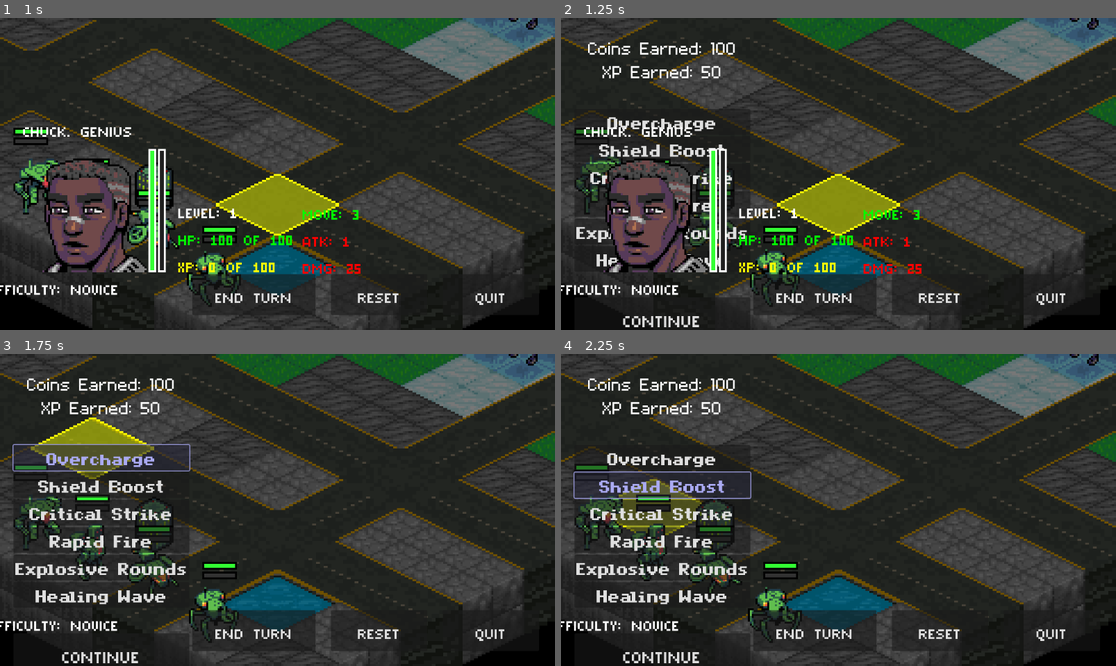
Above: before the commit, frames 1-4 (two rows, left to right).
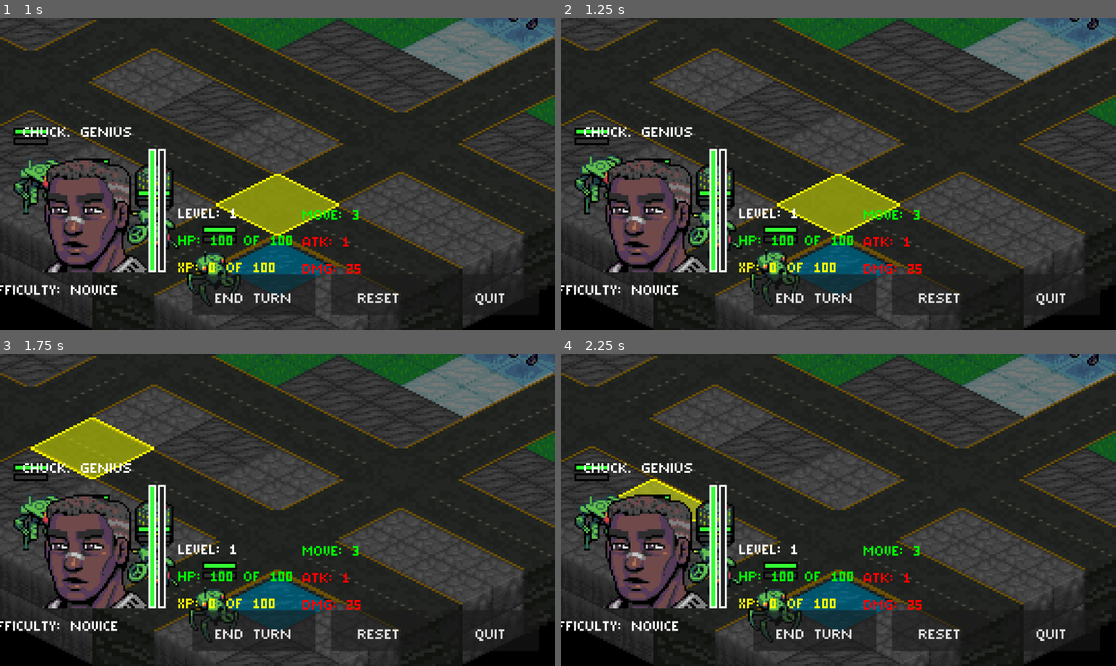
Above: after the commit, the same moments.

Repository: Tekknobot/Terrain
Game: Godot game, scene res://Scenes/TitleScreen.tscn
The game is run twice, just before and just after one commit, with the same random seed, the same clock (stepped at 60 frames per second) and the same inputs.
Inputs (mouse positions are in pixels of both pictures, inside the frame that each line leads up to):
- Up to frame 1 (1 s): click "PLAY" at 0.5 s
- Up to frame 2 (1.25 s): no input
- Up to frame 3 (1.75 s): click (99, 456) at 1.25 s, where only the run before the commit has a clickable "Overcharge"
- Up to frame 4 (2.25 s): click (660, 485) at 2 s, where only the run before the commit has a clickable "Shield Boost"

Frame 1 is identical in both runs. In frame 2, 4.2% of the frame differs, in the area x 2-35%, y 7-100%; in frame 3, 12%, in the area x 2-65%, y 7-100%; in frame 4, 12%.

Commit message:
Setup upgrade distribution.

Diff:
--- a/Scenes/Main.tscn
+++ b/Scenes/Main.tscn
@@ -220,6 +220,9 @@
 border_width_bottom = 4
 border_color = Color(1, 1, 1, 1)
 
+[sub_resource type="StyleBoxFlat" id="StyleBoxFlat_xexin"]
+bg_color = Color(1, 0, 0, 1)
+
 [node name="BattleGrid" type="Node2D"]
 
 [node name="TileMap" type="TileMap" parent="." node_paths=PackedStringArray("map_details")]
@@ -451,6 +454,20 @@
 theme_override_styles/normal = SubResource("StyleBoxEmpty_vgpqy")
 text = "DMG: 25"
 
+[node name="Ability" type="Button" parent="HUDLayer/Control"]
+visible = false
+custom_minimum_size = Vector2(320, 85)
+layout_mode = 0
+offset_left = 321.0
+offset_top = 78.0
+offset_right = 591.0
+offset_bottom = 142.0
+theme_override_fonts/font = ExtResource("39_jffjd")
+theme_override_font_sizes/font_size = 64
+theme_override_styles/pressed = SubResource("StyleBoxFlat_xexin")
+toggle_mode = true
+text = "ABILITY"
+
 [connection signal="pressed" from="CanvasLayer/Control/HBoxContainer/EndTurn" to="TileMap" method="_on_end_turn_button_pressed"]
 [connection signal="pressed" from="CanvasLayer/Control/HBoxContainer/Reset" to="TileMap" method="_on_reset_pressed"]
 [connection signal="pressed" from="CanvasLayer/Control/HBoxContainer/Quit" to="TileMap" method="_on_back_pressed"]
--- a/Scenes/RewardUpgrade.tscn
+++ b/Scenes/RewardUpgrade.tscn
@@ -35,18 +35,33 @@
 offset_bottom = 38.0
 
 [node name="VBoxContainer" type="VBoxContainer" parent="CanvasLayer/Control"]
-offset_right = 200.0
-offset_bottom = 285.0
+layout_mode = 0
+offset_right = 521.0
+offset_bottom = 405.0
+
+[node name="Info" type="Label" parent="CanvasLayer/Control/VBoxContainer"]
+custom_minimum_size = Vector2(100, 0)
+layout_mode = 2
+theme_override_fonts/font = ExtResource("2_4ttxb")
+theme_override_font_sizes/font_size = 64
+text = "Choose ability upgrade for selected unit."
+horizontal_alignment = 1
+autowrap_mode = 3
+
+[node name="Label" type="Label" parent="CanvasLayer/Control/VBoxContainer"]
+layout_mode = 2
 
 [node name="HBoxContainer" type="VBoxContainer" parent="CanvasLayer/Control/VBoxContainer"]
 layout_mode = 2
 
 [node name="CoinsLabel" type="Label" parent="CanvasLayer/Control/VBoxContainer/HBoxContainer"]
+visible = false
 layout_mode = 2
 theme = SubResource("Theme_pilyr")
 horizontal_alignment = 1
 
 [node name="XPLabel" type="Label" parent="CanvasLayer/Control/VBoxContainer/HBoxContainer"]
+visible = false
 layout_mode = 2
 theme = SubResource("Theme_pilyr")
 horizontal_alignment = 1
@@ -57,6 +72,7 @@
 horizontal_alignment = 1
 
 [node name="UpgradeOptionsContainer" type="VBoxContainer" parent="CanvasLayer/Control/VBoxContainer"]
+visible = false
 layout_mode = 2
 theme = SubResource("Theme_gkq3x")
 
@@ -70,7 +86,6 @@
 horizontal_alignment = 1
 
 [node name="ContinueButton" type="Button" parent="CanvasLayer/Control/VBoxContainer"]
-custom_minimum_size = Vector2(250, 85)
 layout_mode = 2
 theme = SubResource("Theme_a70fr")
 text = "CONTINUE"
--- a/Scripts/GameData.gd
+++ b/Scripts/GameData.gd
@@ -1,36 +1,37 @@
 extends Node
 
-# Global variables for persistent game progress.
 var coins: int = 0
 var xp: int = 0
 var current_level: int = 1
 var selected_upgrade: String = ""
-var selected_special_ability: String = ""  # <-- Added property.
+var selected_special_ability: String = ""
 var max_enemy_units: int = 4
-
 var map_difficulty: int = 1
 
-# Optional: Additional persistent data you may want to track.
+# Store special ability upgrades for units.
+# Use a key that identifies the unit type (e.g., unit.unit_name)
+var unit_upgrades: Dictionary = {}
+
+# Optional additional stats…
 var player_stats: Dictionary = {
 	"total_damage_dealt": 0,
 	"units_lost": 0,
 	"enemy_units_destroyed": 0
 }
 
-# Reset all persistent data to the defaults.
 func reset_data() -> void:
 	coins = 0
 	xp = 0
 	current_level = 1
 	selected_upgrade = ""
 	selected_special_ability = ""
+	unit_upgrades = {}
 	player_stats = {
 		"total_damage_dealt": 0,
 		"units_lost": 0,
 		"enemy_units_destroyed": 0
 	}
 
-# Optionally, you can add functions to update the stats.
 func add_coins(amount: int) -> void:
 	coins += amount
 
--- a/Scripts/HUD_Panel.gd
+++ b/Scripts/HUD_Panel.gd
@@ -14,6 +14,8 @@
 @onready var damage_label = $VBoxContainer2/Damage
 
 @onready var quote_label = $VBoxContainer3/Quote
+
+@onready var ability_button = $Ability
 
 var quotes = [
 	"My mech is locked, loaded, and lethal.",
@@ -134,7 +136,18 @@
 	attack_label.text = "ATK: %d" % player.attack_range
 	damage_label.text = "DMG: %d" % player.damage
 
-	# Start a new typewriter effect:
+	ability_button.button_pressed = false
+
+	# Update Ability Button:
+	# Check if GameData.unit_upgrades has an entry for this unit's name
+	# and that the value (after trimming whitespace) is not empty.
+	if GameData.unit_upgrades.has(player.name) and str(GameData.unit_upgrades[player.name]).strip_edges() != "":
+		ability_button.text = str(GameData.unit_upgrades[player.name])
+		ability_button.visible = true
+	else:
+		ability_button.visible = false
+
+	# Start a new typewriter effect for the quote.
 	_current_typing_id += 1
 	var current_id = _current_typing_id
 	var selected_quote = quotes[randi() % quotes.size()]
--- a/Scripts/RewardsUpgrades.gd
+++ b/Scripts/RewardsUpgrades.gd
@@ -28,8 +28,8 @@
 	self.visible = true
 	earned_coins = coins
 	earned_xp = xp
-	coins_label.text = "Coins Earned: %d" % coins
-	xp_label.text = "XP Earned: %d" % xp
+	#coins_label.text = "Coins Earned: %d" % coins
+	#xp_label.text = "XP Earned: %d" % xp
 	_populate_ability_options()
 
 # Populate the container with a button for each special ability.
@@ -43,7 +43,18 @@
 
 # Called when a special ability is selected.
 func _on_ability_selected(btn: Button, ability: String) -> void:
+	# If an ability is already selected, exit early.
+	if selected_ability != "":
+		print("An ability has already been selected.")
+		return
+
 	print("Special Ability selected: ", ability)
+
+	# Check if the ability is already assigned to any unit.
+	if ability in GameData.unit_upgrades.values():
+		print("Ability ", ability, " is already assigned to a unit. It cannot be assigned again.")
+		return  # Do not assign the ability again.
+
 	selected_ability = ability
 	GameData.selected_special_ability = ability
 
@@ -54,24 +65,40 @@
 	# Highlight the selected button.
 	btn.modulate = Color(0.7, 0.7, 1.0)
 
-	# Cycle through each player unit (instead of a random selection).
-	var player_units = get_tree().get_nodes_in_group("Units").filter(func(u): return u.is_player)
-	if player_units.size() > 0:
-		var chosen_unit = player_units[next_unit_index]
-		# Update the index for next selection (wrap around if needed).
-		next_unit_index = (next_unit_index + 1) % player_units.size()
+	# Filter eligible units: only include player units that do NOT already have an ability.
+	var eligible_units = get_tree().get_nodes_in_group("Units").filter(func(u):
+		return u.is_player and (not u.has_meta("special_ability_name") or str(u.get_meta("special_ability_name")).strip_edges() == "")
+	)
+
+	if eligible_units.size() > 0:
+		# Cycle through eligible units using the next_unit_index.
+		var chosen_unit = eligible_units[next_unit_index % eligible_units.size()]
+		next_unit_index = (next_unit_index + 1) % eligible_units.size()
 		print("Assigning ability ", ability, " to unit: ", chosen_unit.name)
-		# Apply the special ability to the chosen unit.
+
+		# Apply the special ability to the chosen unit using metadata.
 		apply_special_ability(chosen_unit, ability)
+
+		# Record this upgrade in GameData so that future spawns get this ability.
+		GameData.unit_upgrades[chosen_unit.unit_name] = ability
+
 		# Trigger the unit level-up effect.
 		if chosen_unit.has_method("play_level_up_effect"):
 			chosen_unit.play_level_up_effect()
 		else:
-			# Fallback: play level-up sound and material effect if available.
 			if chosen_unit.has_method("play_level_up_sound"):
 				chosen_unit.play_level_up_sound()
 			if chosen_unit.has_method("apply_level_up_material"):
 				chosen_unit.apply_level_up_material()
+
+		# Disable further selection by disabling all ability buttons.
+		for child in ability_options_container.get_children():
+			if child is Button:
+				child.disabled = true
+	else:
+		print("No eligible units to receive a new ability upgrade.")
+
+
 # Called when the player presses the Continue button.
 func _on_continue_button_pressed() -> void:
 	# Update persistent data with the earned rewards.
--- a/Scripts/TileMap.gd
+++ b/Scripts/TileMap.gd
@@ -206,7 +206,7 @@
 	if unit == null:
 		selected_unit = null
 		showing_attack = false
-		hud.visible = false
+		#hud.visible = false
 		return
 
 	# Prevent selecting a unit that has already moved and attacked (if needed).
@@ -512,7 +512,6 @@
 
 func _spawn_unit(scene: PackedScene, tile: Vector2i, is_player: bool, used_tiles: Array[Vector2i]):
 	var spawn_tile = _find_nearest_land(tile, used_tiles)
-
 	if spawn_tile == Vector2i(-1, -1):
 		print("⚠ No valid land tile found for unit near ", tile)
 		return
@@ -524,11 +523,26 @@
 	unit.tile_pos = spawn_tile
 	add_child(unit)
 
-	# Flip player unit sprite if applicable
+	# Flip player unit sprite if applicable.
 	if is_player:
 		var sprite = unit.get_node_or_null("AnimatedSprite2D")
 		if sprite:
 			sprite.flip_h = true
+
+		# Check for an upgrade for this unit type in GameData.
+		if GameData.unit_upgrades.has(unit.unit_name):
+			var ability = GameData.unit_upgrades[unit.unit_name]
+			# Apply the upgrade (e.g., using metadata or a property if available).
+			unit.set_meta("special_ability_name", ability)
+			print("Spawned unit ", unit.name, " receives ability: ", ability)
+			# Optionally, trigger a level-up effect.
+			if unit.has_method("play_level_up_effect"):
+				unit.play_level_up_effect()
+			else:
+				if unit.has_method("play_level_up_sound"):
+					unit.play_level_up_sound()
+				if unit.has_method("apply_level_up_material"):
+					unit.apply_level_up_material()
 
 	used_tiles.append(spawn_tile)
 
--- a/Scripts/TurnManager.gd
+++ b/Scripts/TurnManager.gd
@@ -20,7 +20,7 @@
 	# Wait one frame so TileMap can spawn units first
 	await get_tree().create_timer(0.5).timeout
 	call_deferred("_initialize_turns")
-	_test_launch_reward_phase()
+	#_test_launch_reward_phase()
 
 func _initialize_turns():
 	_populate_units()
Not shown: 1 places in Scenes/Main.tscn that only renumber resources
